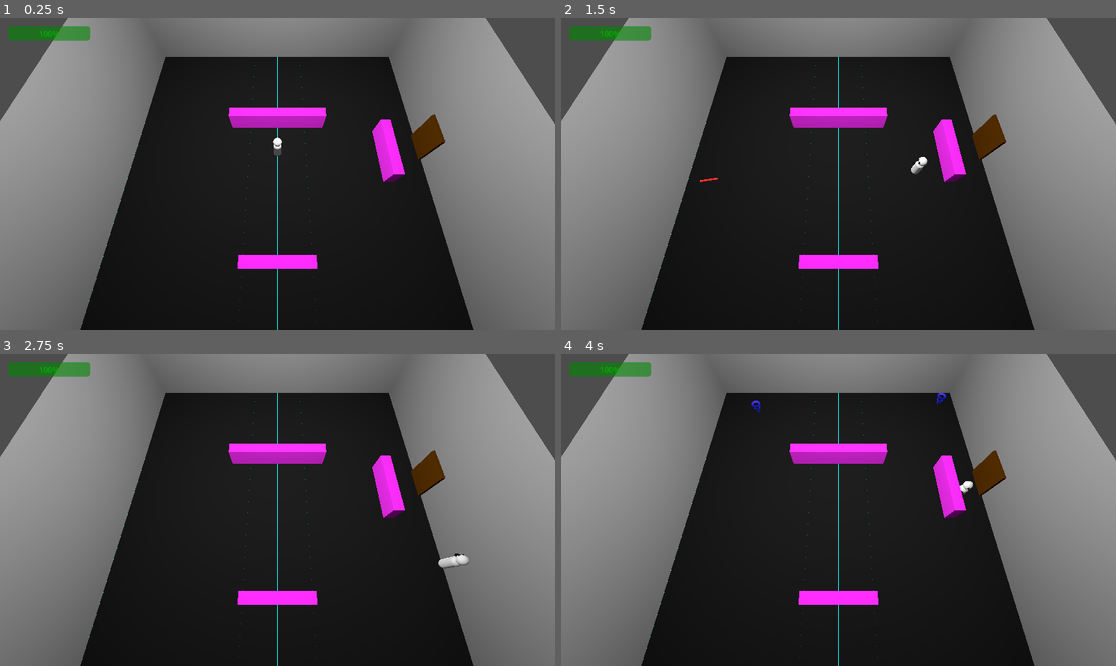
Above: before the commit, frames 1-4 (two rows, left to right).
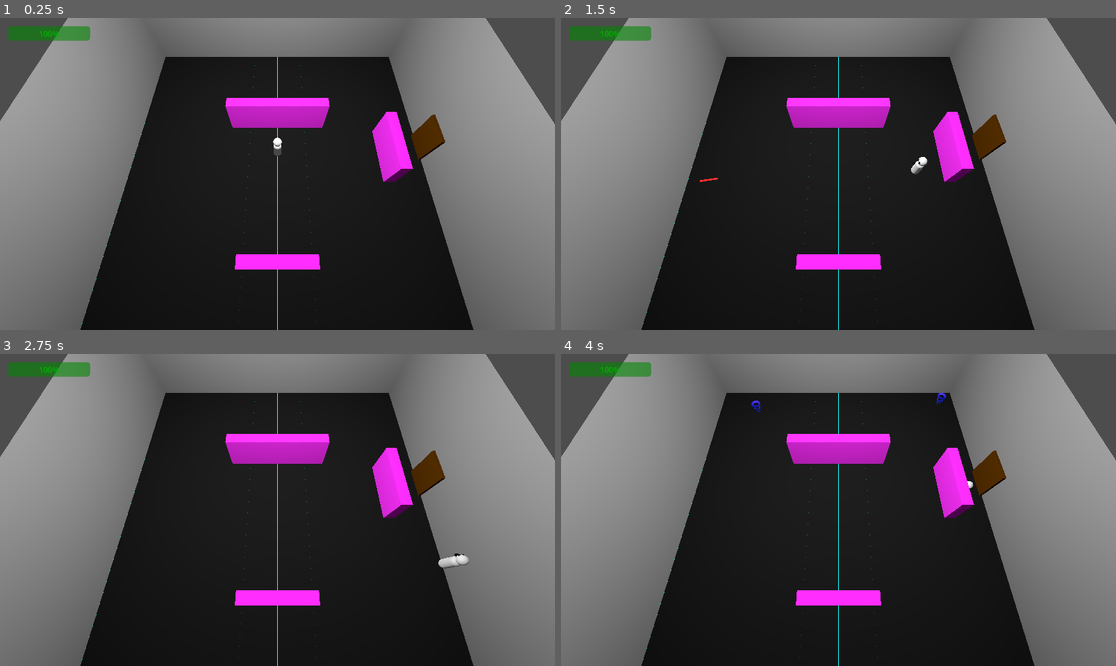
Above: after the commit, the same moments.

Repository: covmoore/interrupt-game-jam
Game: Godot game, scene res://maps/dungeon.tscn
Same seed, same stepped clock (60 frames per second), same inputs: the game is played once before the commit and once after it.
Inputs (mouse positions are in pixels of both pictures, inside the frame that each line leads up to):
- Up to frame 1 (0.25 s): no input
- Up to frame 2 (1.5 s): tap Enter at 0.5 s; move the mouse to (960, 158) at 0.52 s; press the mouse at (960, 158) at 0.53 s; hold D (move_right) 0.53-1.28 s; move the mouse to (727, 189) at 1.27 s; release the mouse at (727, 189) at 1.28 s; hold S (move_back) from 1.28 s (still down); click (727, 189) at 1.35 s
- Up to frame 3 (2.75 s): move the mouse to (333, 441) at 2.02 s; release S (move_back) at 2.03 s; press the mouse at (333, 441) at 2.03 s; hold D (move_right) from 2.03 s (still down)
- Up to frame 4 (4 s): move the mouse to (810, 572) at 2.77 s; release D (move_right) at 2.78 s; release the mouse at (810, 572) at 2.78 s; hold W (move_forward) 2.78-3.53 s; click (810, 572) at 2.85 s; move the mouse to (1005, 556) at 3.52 s; press the mouse at (1005, 556) at 3.53 s; hold A (move_left) from 3.53 s (still down)

The runs differ from the first frame. In frame 1, 1.5% of the frame differs, in the area x 40-75%, y 25-81%; in frame 2, 1.5%; in frame 3, 1.5%; in frame 4, 1.5%.
Error before the commit: Invalid access to property or key 'player_state' on a base object of type 'null instance'. (res://scripts/models/enemy.gd:50)
Error after the commit: Invalid access to property or key 'player_state' on a base object of type 'null instance'. (res://scripts/models/enemy.gd:53)

Commit message:
fixing some bugs

Diff:
--- a/maps/dungeon.tscn
+++ b/maps/dungeon.tscn
@@ -430,6 +430,10 @@
 [sub_resource type="BoxShape3D" id="BoxShape3D_42vyl"]
 size = Vector3(15, 0.01, 15)
 
+[sub_resource type="BoxMesh" id="BoxMesh_3lapd"]
+material = ExtResource("3_v2qkb")
+size = Vector3(1.2, 1.6, 0.1)
+
 [sub_resource type="StandardMaterial3D" id="StandardMaterial3D_t3jhv"]
 transparency = 1
 blend_mode = 3
@@ -504,24 +508,24 @@
 [node name="obstacles" type="Node3D" parent="start_room/Navmesh"]
 
 [node name="obstacle" type="CSGBox3D" parent="start_room/Navmesh/obstacles"]
-transform = Transform3D(1, 0, 0, 0, 1, 0, 0, 0, 1, 0, 0.55, -2)
+transform = Transform3D(1, 0, 0, 0, 1, 0, 0, 0, 1, 0, 0.903058, -2)
 use_collision = true
 collision_layer = 2
-size = Vector3(5, 1, 0.5)
+size = Vector3(5, 1.70612, 0.5)
 material = SubResource("StandardMaterial3D_j64jk")
 
 [node name="obstacle2" type="CSGBox3D" parent="start_room/Navmesh/obstacles"]
-transform = Transform3D(1, 0, 0, 0, 1, 0, 0, 0, 1, 0, 0.55, 5.10623)
+transform = Transform3D(1, 0, 0, 0, 1, 0, 0, 0, 1, 0, 0.799878, 5.10623)
 use_collision = true
 collision_layer = 2
-size = Vector3(3, 1, 0.5)
+size = Vector3(3, 1.49976, 0.5)
 material = SubResource("StandardMaterial3D_j64jk")
 
 [node name="obstacle3" type="CSGBox3D" parent="start_room/Navmesh/obstacles"]
-transform = Transform3D(-4.37114e-08, 0, 1, 0, 1, 0, -1, 0, -4.37114e-08, 5.47882, 0.55, 0)
+transform = Transform3D(-4.37114e-08, 0, 1, 0, 1, 0, -1, 0, -4.37114e-08, 5.4831, 0.829927, 0.00387979)
 use_collision = true
 collision_layer = 2
-size = Vector3(3, 1, 0.5)
+size = Vector3(3, 1.57983, 0.5)
 material = SubResource("StandardMaterial3D_j64jk")
 
 [node name="EnemySpawnZones" type="Node3D" parent="start_room"]
@@ -1204,7 +1208,7 @@
 
 [node name="door_hole" type="MeshInstance3D" parent="boss_room"]
 transform = Transform3D(-4.37114e-08, 0, -1, 0, 1, 0, 1, 0, -4.37114e-08, 6.47046, 0.775874, -0.518181)
-mesh = SubResource("BoxMesh_f2k38")
+mesh = SubResource("BoxMesh_3lapd")
 skeleton = NodePath("../door/MeshInstance3D")
 
 [node name="OmniLight3D" type="OmniLight3D" parent="boss_room"]
--- a/maps/enemy_spawner.gd
+++ b/maps/enemy_spawner.gd
@@ -6,13 +6,13 @@
 var enemy_count = 0
 
 func _ready():
-	for round in rounds:
-		enemy_count += round.enemies.size()
+	for roomRound in rounds:
+		enemy_count += roomRound.enemies.size()
 
 func start(round_num: int):
-	for round in rounds:
-		if round.wave_number == round_num:
-			spawn_enemies(round.enemies, round.spawn_rate)
+	for roomRound in rounds:
+		if roomRound.wave_number == round_num:
+			spawn_enemies(roomRound.enemies, roomRound.spawn_rate)
 
 func spawn_enemies(enemies: Array[PackedScene], spawn_rate: float):
 	await try_await(initial_delay)
@@ -29,9 +29,9 @@
 
 func get_enemies_in_wave(wave_number: int):
 	var res = 0
-	for round in rounds:
-		if round.wave_number == wave_number:
-			res = round.enemies.size()
+	for roomRound in rounds:
+		if roomRound.wave_number == wave_number:
+			res = roomRound.enemies.size()
 	return res
 
 func try_await(pause_time: float):
--- a/maps/mind_trigger.gd
+++ b/maps/mind_trigger.gd
@@ -4,11 +4,6 @@
 func _ready() -> void:
 	connect("body_entered", _on_body_entered)
 
-
-# Called every frame. 'delta' is the elapsed time since the previous frame.
-func _process(delta: float) -> void:
-	pass
-
 func _on_body_entered(body: Node3D) -> void:
 	if body.name == "Player":
 		get_tree().change_scene_to_file("res://maps/mind.tscn")
--- a/maps/room_manager.gd
+++ b/maps/room_manager.gd
@@ -18,11 +18,6 @@
 			total_enemies += spawner.get_total_enemies()
 	if player != null:
 		player.connect("on_enemy_killed", _on_enemy_killed)
-
-
-# Called every frame. 'delta' is the elapsed time since the previous frame.
-func _process(delta: float) -> void:
-	pass
 
 func start_room():
 	active = true
--- a/scripts/handlers/pivot_anchor_handler.gd
+++ b/scripts/handlers/pivot_anchor_handler.gd
@@ -1,12 +1,3 @@
 extends Node3D
 
 @export var room = ""
-
-# Called when the node enters the scene tree for the first time.
-func _ready() -> void:
-	pass # Replace with function body.
-
-
-# Called every frame. 'delta' is the elapsed time since the previous frame.
-func _process(delta: float) -> void:
-	pass
--- a/scripts/handlers/room_change_trigger.gd
+++ b/scripts/handlers/room_change_trigger.gd
@@ -9,10 +9,6 @@
 func _ready() -> void:
 	connect("body_entered", _on_body_entered)
 
-# Called every frame. 'delta' is the elapsed time since the previous frame.
-func _process(delta: float) -> void:
-	pass
-
 func _on_body_entered(body: Node3D) -> void:
 	var cur_room = gameManager.get_current_room()
 	if cur_room != room and body.name == "Player":
--- a/scripts/managers/gameManager.gd
+++ b/scripts/managers/gameManager.gd
@@ -29,9 +29,6 @@
 func _ready() -> void:
 	set_room(main_room.name)
 	set_room_context()
-# Called every frame. 'delta' is the elapsed time since the previous frame.
-func _process(delta: float) -> void:
-	pass
 
 func get_camera():
 	return camera
--- a/scripts/models/enemy.gd
+++ b/scripts/models/enemy.gd
@@ -17,6 +17,8 @@
 	nav_agent.target_desired_distance = 0.5
 
 func spawn():
+	var collision: CollisionShape3D = find_child("CollisionShape3D")
+	collision.disabled = true
 	visible = false
 	can_move = false
 	can_shoot = false
@@ -27,10 +29,11 @@
 	await pause(2, get_tree())
 	fx.free()
 	visible = true
+	collision.disabled = false
 	can_move = true
 	can_shoot = true
 
-func set_movement_target(movement_target: Vector3):
+func set_movement_target(_movement_target: Vector3):
 	#Instead of going straight to the player pick a random offset
 	#to avoid bunching up
 	var offset_distance = 2.0
@@ -46,7 +49,7 @@
 	# Now that the navigation map is no longer empty, set the movement target.
 	set_movement_target(player.global_transform.origin)
 
-func _physics_process(delta):
+func _physics_process(_delta):
 	if player.player_state != Player.PlayerState.DEAD:
 		actor_setup()
 		var distance_to_player = global_position.distance_to(player.global_transform.origin)
--- a/scripts/models/inspectable.gd
+++ b/scripts/models/inspectable.gd
@@ -5,7 +5,7 @@
 	if isActive:
 		return false
 	elif isSubInteractable:
-		var parent = get_node(parent_path)
+		parent = get_node(parent_path)
 		if parent.isActive:
 			return true
 		else:
@@ -24,7 +24,7 @@
 
 func on_hover():
 	if isSubInteractable:
-		var parent = get_node(parent_path)
+		parent = get_node(parent_path)
 		if parent.isActive:
 			for child in get_children():
 				if child is MeshInstance3D:
@@ -32,7 +32,7 @@
 
 func off_hover():
 	if isSubInteractable:
-		var parent = get_node(parent_path)
+		parent = get_node(parent_path)
 		if parent.isActive:
 			for child in get_children():
 				if child is MeshInstance3D:
@@ -46,7 +46,7 @@
 func _on_exit_button_down() -> void:
 	isActive = false
 	if isSubInteractable:
-		var parent = get_node(parent_path)
+		parent = get_node(parent_path)
 		parent.isActive = false
 
 func _on_back_button_down():
--- a/scripts/models/interactable.gd
+++ b/scripts/models/interactable.gd
@@ -81,7 +81,7 @@
 
 #region Player Detection
 
-func in_range(player: CharacterBody3D):
+func in_range():
 	if !isSubInteractable:
 		for child in get_children():
 			if child is MeshInstance3D:
@@ -93,7 +93,7 @@
 				if child is MeshInstance3D:
 					child.material_overlay = highlight_overlay
 
-func out_of_range(player: CharacterBody3D):
+func out_of_range():
 	for child in get_children():
 		if child is MeshInstance3D:
 			child.material_overlay = null
@@ -104,7 +104,7 @@
 	if isActive:
 		return false
 	elif isSubInteractable:
-		var parent = get_node(parent_path)
+		parent = get_node(parent_path)
 		if parent.isActive:
 			return true
 		else:
@@ -113,21 +113,21 @@
 		return true
 
 
-func on_selected(cam: Camera3D, player: Player):
+func on_selected(_cam: Camera3D, _player: Player):
 	for child in get_children():
 		if child is MeshInstance3D:
 			child.material_overlay = null
 	isActive = true
 
 func on_hover():
-	var parent = get_node(parent_path)
+	parent = get_node(parent_path)
 	if isSubInteractable and parent.isActive:
 		for child in get_children():
 			if child is MeshInstance3D:
 				child.material_overlay = highlight_overlay
 
 func off_hover():
-	var parent = get_node(parent_path)
+	parent = get_node(parent_path)
 	if isSubInteractable and parent.isActive:
 		for child in get_children():
 			if child is MeshInstance3D:
@@ -135,7 +135,7 @@
 
 #region Signal Connections
 
-func connect_button(gameManage: GameManager):
+func connect_button(_gameManage: GameManager):
 	pass
 
 #func _on_exit_button_button_down() -> void:
--- a/scripts/models/player.gd
+++ b/scripts/models/player.gd
@@ -73,7 +73,7 @@
 			enemy = result["collider"]
 		gun.shoot(enemy)
 
-func _physics_process(delta: float):
+func _physics_process(_delta: float):
 	var movement = Input.get_vector("move_left", "move_right", "move_forward", "move_back")
 	var direction = Vector3(movement.x, 0, movement.y).rotated(Vector3.UP, _camera.global_rotation.y).normalized()
 	if direction:
@@ -87,7 +87,7 @@
 
 	# Interacting Code
 
-func killed_enemy(enemy: CharacterBody3D):
+func killed_enemy(_enemy: CharacterBody3D):
 	emit_signal("on_enemy_killed")
 
 func change_state(state: PlayerState):
@@ -121,7 +121,7 @@
 	gun.can_shoot = false
 	gun.visible = false
 
-func set_player_mesh(mesh: Mesh):
+func set_player_mesh(_mesh: Mesh):
 	pass
 
 func take_damage(dmg):
@@ -152,9 +152,9 @@
 func _on_area_detection_body_entered(body: Node3D) -> void:
 	if body.get_groups().has("interactable"):
 		items_in_range.append(body)
-		body.in_range(self)
+		body.in_range()
 
 func _on_area_detection_body_exited(body: Node3D) -> void:
 	if body.get_groups().has("interactable"):
 		items_in_range.remove_at(items_in_range.find(body))
-		body.out_of_range(self)
+		body.out_of_range()
--- a/scripts/ui/interact_panel.gd
+++ b/scripts/ui/interact_panel.gd
@@ -7,11 +7,6 @@
 # Called when the node enters the scene tree for the first time.
 func _ready() -> void:
 	pass # Replace with function body.
-
-
-# Called every frame. 'delta' is the elapsed time since the previous frame.
-func _process(delta: float) -> void:
-	pass
 
 func show():
 	#print(gameManager.get_current_inspected())
--- a/scripts/ui/panel.gd
+++ b/scripts/ui/panel.gd
@@ -8,11 +8,6 @@
 func _ready() -> void:
 	pass # Replace with function body.
 
-
-# Called every frame. 'delta' is the elapsed time since the previous frame.
-func _process(delta: float) -> void:
-	pass
-
 func show():
 	super()
 
Not shown: 1 places in maps/dungeon.tscn that only renumber resources
